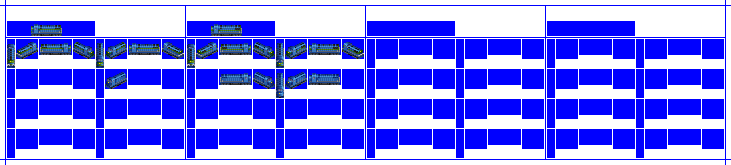
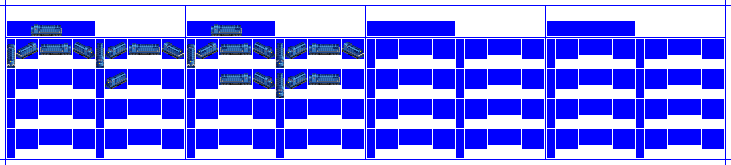
Layers edited between the first and the second 731px x 165px image:
hid "CC2 copy" over [8,25,363,66]
showed "CC1" over [8,25,363,66]
